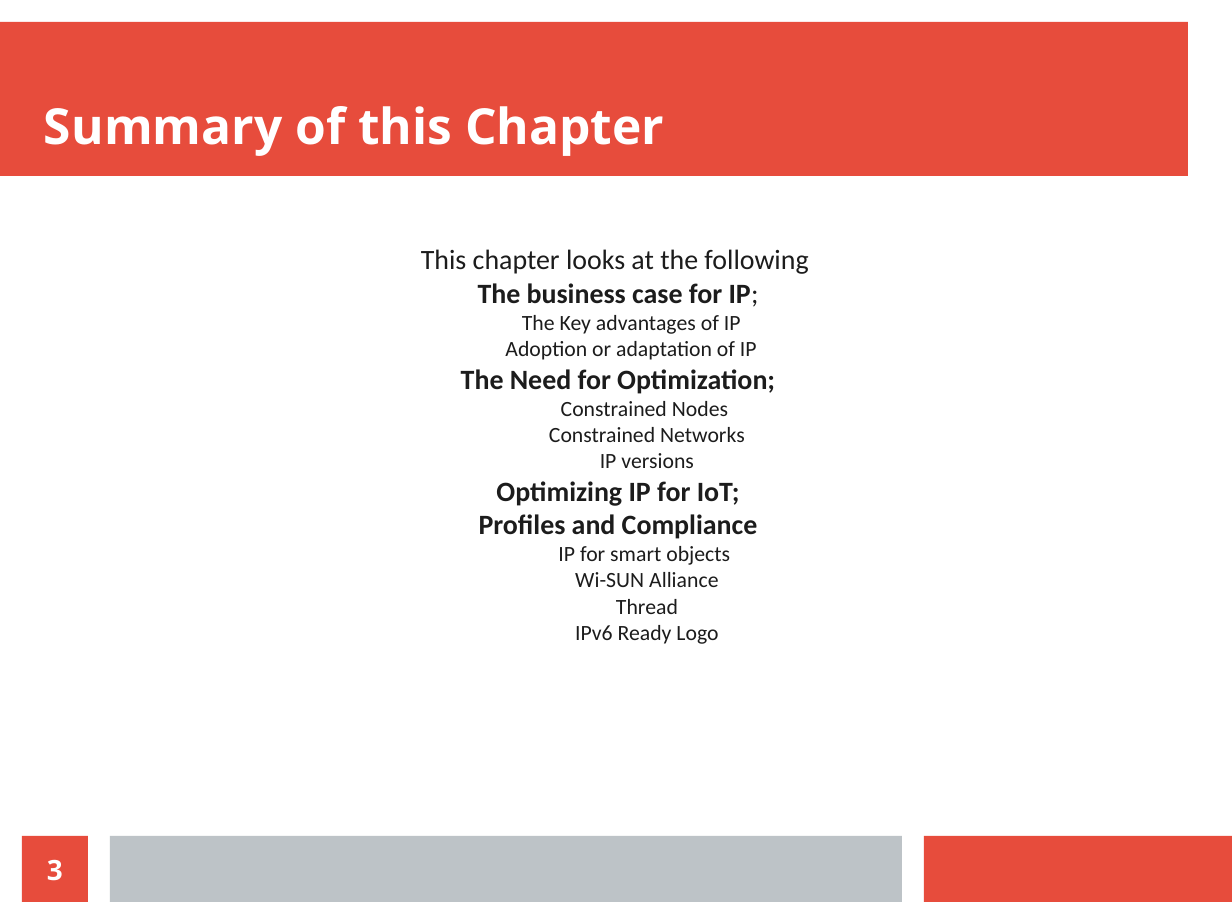
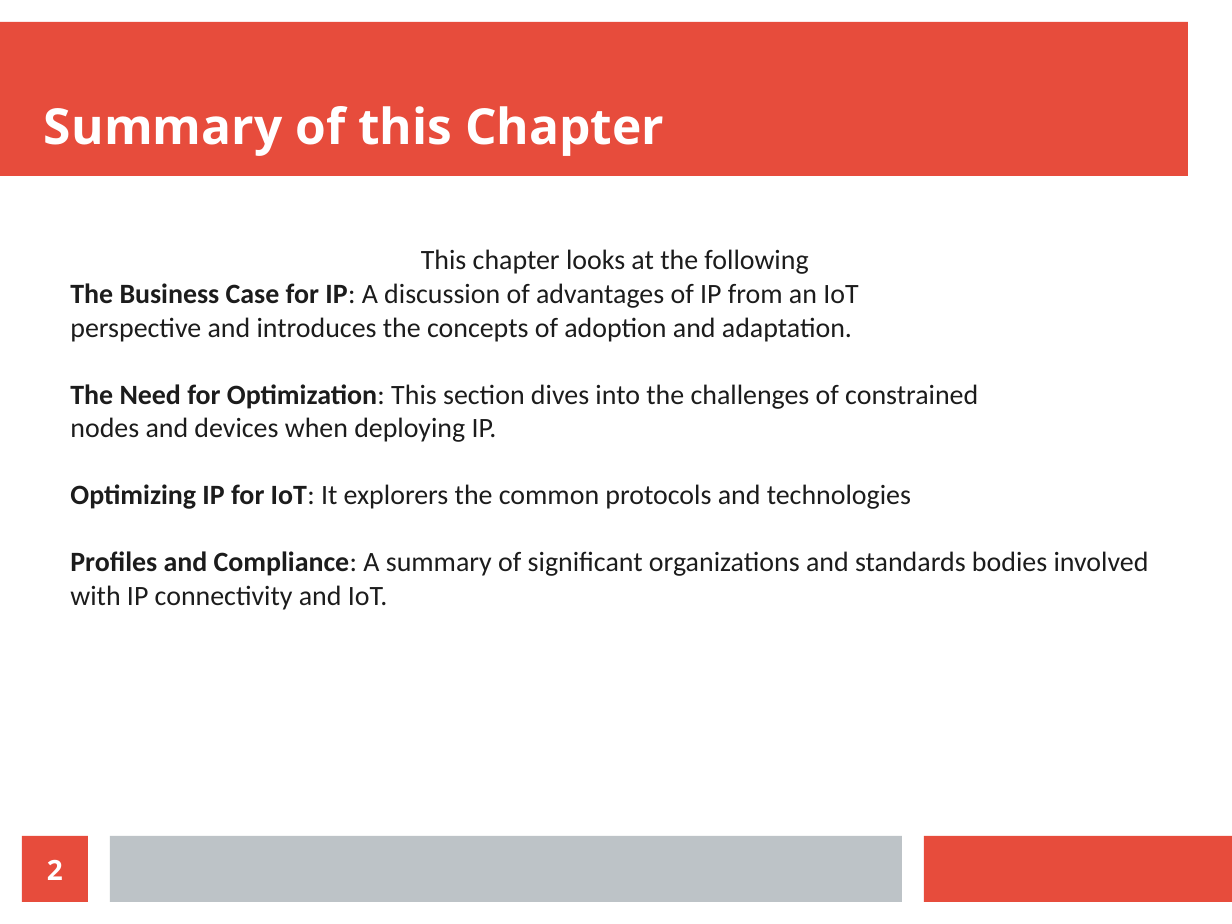
Before and after one commit to Dihfahsih1/Masters-Software-Engineering, a slide deck: slide 2 of yr-sem1/IoT/Chapter-5-slides.odp (slide 3 before the commit). Drawn at 1232x924 pixels with LibreOffice and Linux fonts; fonts in the diff are those of the drawing. Boxes give left, top, right and bottom in pixels: in the first picture for what was removed or moved away, otherwise in the second. Text is boxed around its words. In the diff, an @@ line names an element or a change of style, - is before the commit and + after.

```diff
--- a/yr-sem1/IoT/Chapter-5-slides.odp
+++ b/yr-sem1/IoT/Chapter-5-slides.odp
@@ subtitle at [70, 283, 1149, 610]: text changed; size 14 to 18 pt @@
-The business case for IP;
-  The Key advantages of IP
-  Adoption or adaptation of IP
-The Need for Optimization;
-    Constrained Nodes
-    Constrained Networks
-    IP versions
-Optimizing IP for IoT;
-Profiles and Compliance
-    IP for smart objects
-    Wi-SUN Alliance
-    Thread
-    IPv6 Ready Logo
+The Business Case for IP: A discussion of advantages of IP from an IoT
+perspective and introduces the concepts of adoption and adaptation.
+The Need for Optimization: This section dives into the challenges of constrained
+nodes and devices when deploying IP.
+Optimizing IP for IoT: It explorers the common protocols and technologies
+Profiles and Compliance: A summary of significant organizations and standards bodies involved with IP connectivity and IoT.
@@ page number at [47, 860, 63, 880]: text changed @@
-3
+2
```
Also in this commit, not shown: 1 other slide changed, 37 slides added, 1 slide removed, 7 other files.
